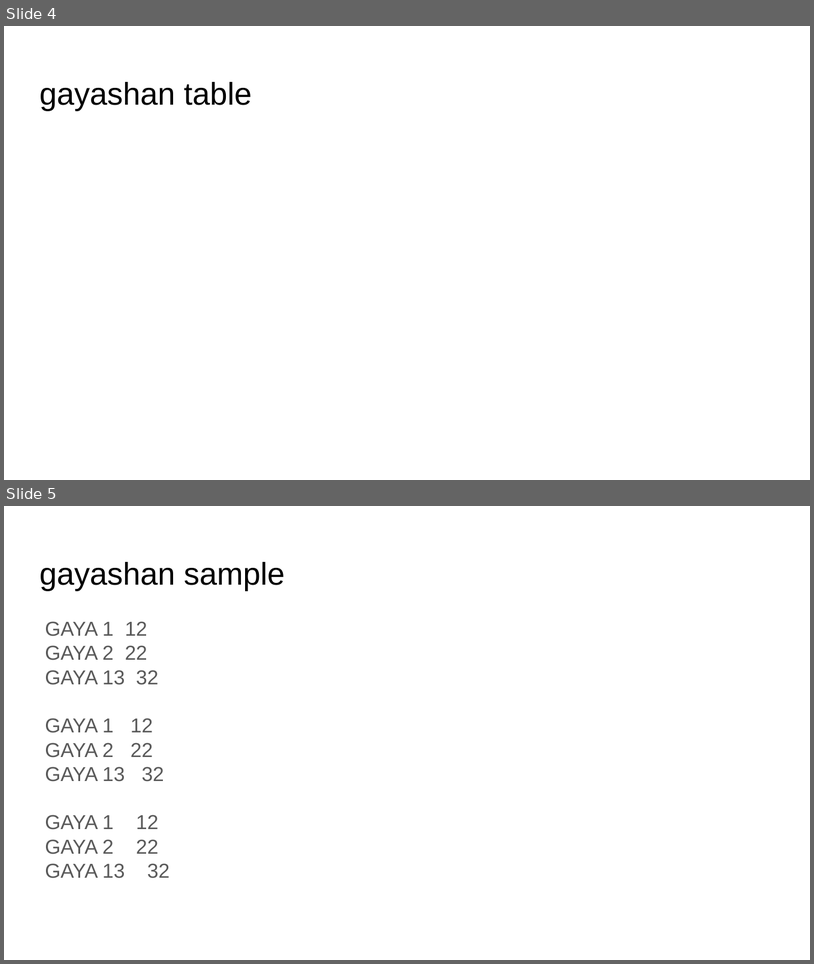
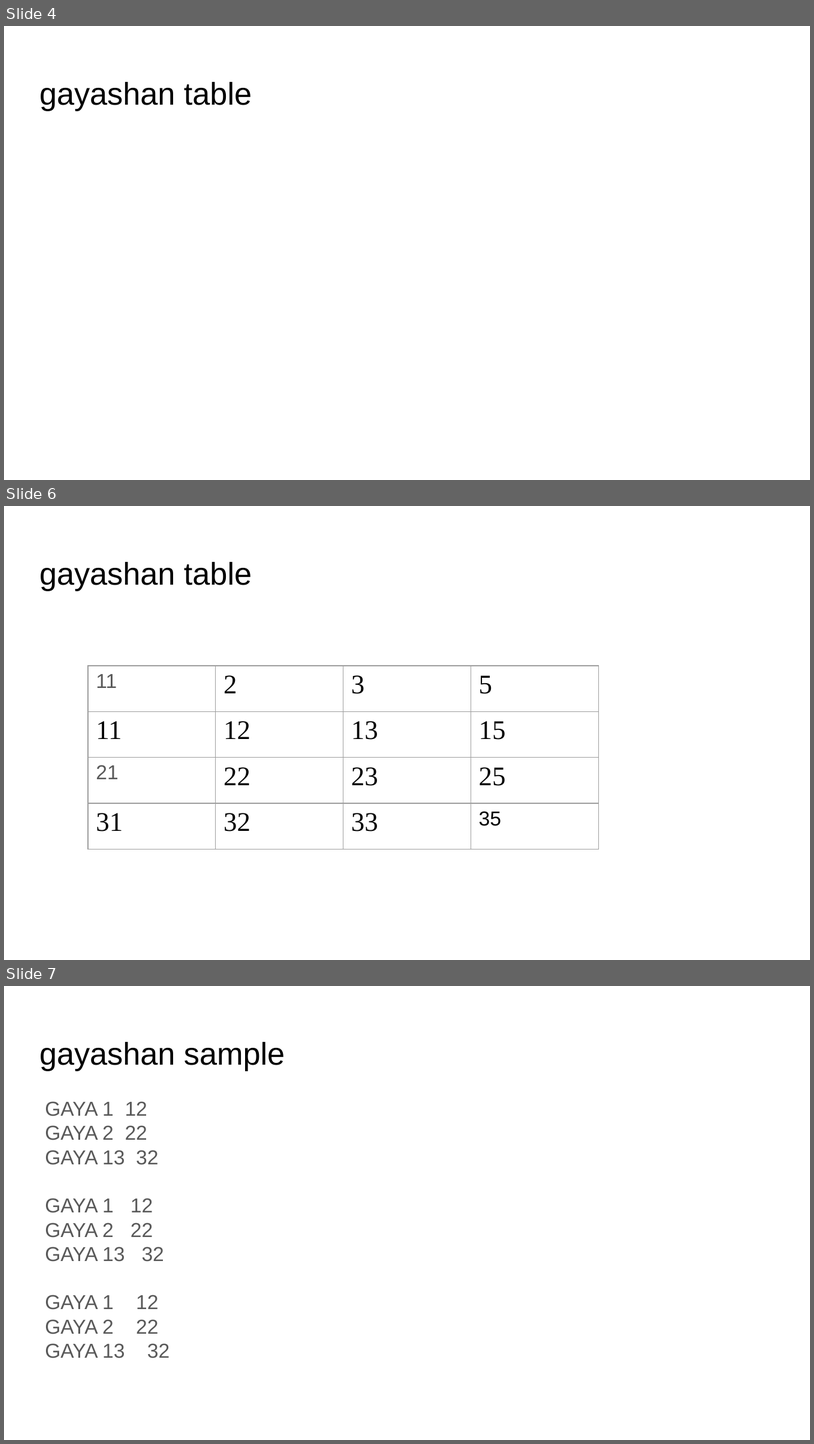
Before and after one commit to GayashanSameera/PythonPPTXGen, a slide deck: output.pptx. Shown one above the other, each under a label of ours: slides 4 and 5 before the commit, slides 4, 6 and 7 after it; the slides between them are not shown. The pictures are 814x964 and 814x1444 pixels, drawn with LibreOffice and Linux fonts; fonts in the diff are those of the drawing. Boxes give left, top, right and bottom in pixels: in the first picture for what was removed or moved away, otherwise in the second. Text is boxed around its words. In the diff, an @@ line names an element or a change of style, - is before the commit and + after.

Commit message:
table operations and remove extra slides

```diff
--- a/output.pptx
+++ b/output.pptx
@@ slide 6 added at bbox=[4, 506, 810, 960], background #FFFFFF @@
@@ text added at bbox=[39, 562, 252, 591], 28 pt, text #000000 @@
+gayashan table
@@ table added at bbox=[88, 666, 597, 849], 4 rows, 4 columns @@
+11 | 2 | 3 | 5
+11 | 12 | 13 | 15
+21 | 22 | 23 | 25
+31 | 32 | 33 | 35
@@ what was slide 5 is now slide 7 @@
```
Also in this commit, not shown: 1 other slide added, 2 slides removed, 5 other files.
